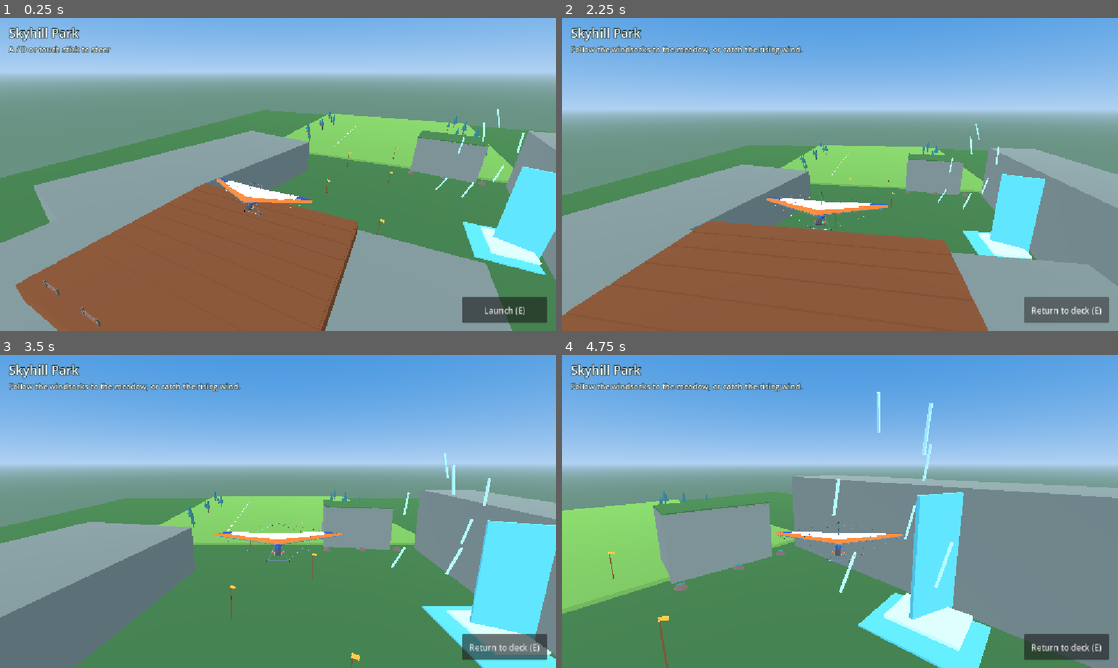
Above: before the commit, frames 1-4 (two rows, left to right).
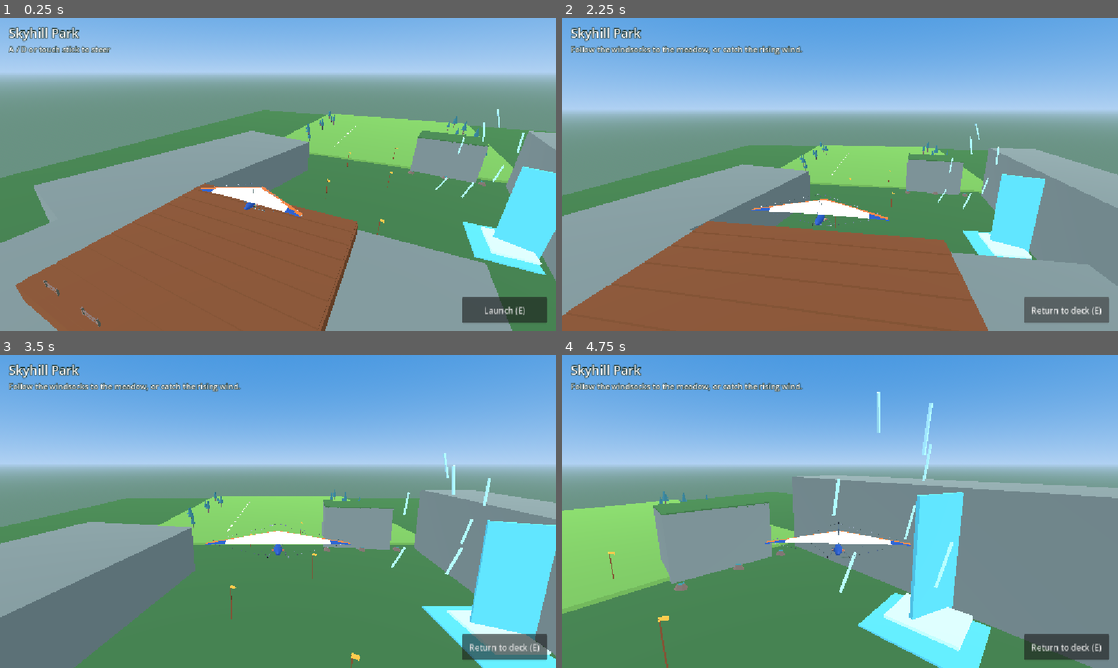
Above: after the commit, the same moments.

Repository: WillowbrookGame/willowbrook
Game: Godot game, scene res://game/skyhill/skyhill.tscn
Two runs of this game, one before a commit and one after it. Both use one fixed random seed, a clock stepped at 60 frames per second and the inputs below. This scene is started directly instead of the project's main scene.
Inputs (mouse positions are in pixels of both pictures, inside the frame that each line leads up to):
- Up to frame 1 (0.25 s): no input
- Up to frame 2 (2.25 s): click "Launch (E)" at 0.5 s; tap Enter at 1.25 s; move the mouse to (962, 158) at 1.27 s; hold Right (ui_right) 1.28-2 s; tap E at 1.35 s; click (962, 158) at 1.42 s; tap Space at 1.52 s; click "Launch (E)" at 2 s
- Up to frame 3 (3.5 s): drag from (166, 527) to (250, 574) at 2.77 s
- Up to frame 4 (4.75 s): move the mouse to (895, 442) at 3.52 s; hold Right (ui_right) 3.53-4.25 s; tap P at 3.6 s; drag from (812, 574) to (673, 464) at 4.27 s

The runs differ from the first frame. In frame 1, 0.8% of the frame differs, in the area x 36-57%, y 51-64%; in frame 2, 0.9%, in the area x 34-59%, y 55-68%; in frame 3, 0.8%; in frame 4, 0.8%.

Commit message:
Align the Skyhill glider nose with the flight direction

Diff:
--- a/game/skyhill/skyhill.tscn
+++ b/game/skyhill/skyhill.tscn
@@ -714,10 +714,14 @@
 
 [node name="Sail" parent="Glider" instance=ExtResource("glider")]
 position = Vector3(0, -0.73, 0)
+rotation_degrees = Vector3(0, 180, 0)
 scale = Vector3(0.76, 0.76, 0.76)
 
+[node name="Nose" type="Marker3D" parent="Glider/Sail"]
+position = Vector3(0, 1.82, 1.6)
+
 [node name="RiderAnchor" type="Marker3D" parent="Glider"]
-position = Vector3(0, -0.27, 0.20)
+position = Vector3(0, -0.27, -0.20)
 rotation_degrees = Vector3(-60, 180, 0)
 scale = Vector3(0.92, 0.92, 0.92)
 
--- a/game/skyhill/test_skyhill_flight.gd
+++ b/game/skyhill/test_skyhill_flight.gd
@@ -13,12 +13,25 @@
 		failures += 1
 		push_error(message)
 
+func check_facing(level: Node3D) -> void:
+	var glider := level.get_node("Glider") as Node3D
+	var nose := glider.get_node("Sail/Nose") as Marker3D
+	var rider := glider.get_node("RiderAnchor") as Marker3D
+	var heading := Vector3.FORWARD.rotated(Vector3.UP, level.flight.heading)
+	var nose_forward := nose.global_position - glider.global_position
+	nose_forward.y = 0.0
+	var rider_forward := rider.global_basis.z
+	rider_forward.y = 0.0
+	check(nose_forward.normalized().dot(heading) > 0.95, "The sail nose faces away from flight")
+	check(rider_forward.normalized().dot(heading) > 0.95, "The rider faces away from flight")
+
 func _run() -> void:
 	var level := SKYHILL.instantiate()
 	root.add_child(level)
 	level.set_physics_process(false)
 	await physics_frame
 	await physics_frame
+	check_facing(level)
 	check(level.state == level.State.DECK, "Should start on the deck")
 	check(level.get_node("Glider/RiderAnchor").get_child_count() == 1, "Rider did not load")
 	var launch: Vector3 = level.launch.global_position
@@ -61,6 +74,7 @@
 	level._action()
 	level._action()
 	level.step_flight(FRAME, 1.0)
+	check_facing(level)
 	check(level.flight.heading < 0 and level.flight.bank < 0, "Right steering must turn and visibly bank right")
 	level._action()
 	check(level.state == level.State.DECK and level.flight.position == launch, "Return should work mid-air")
